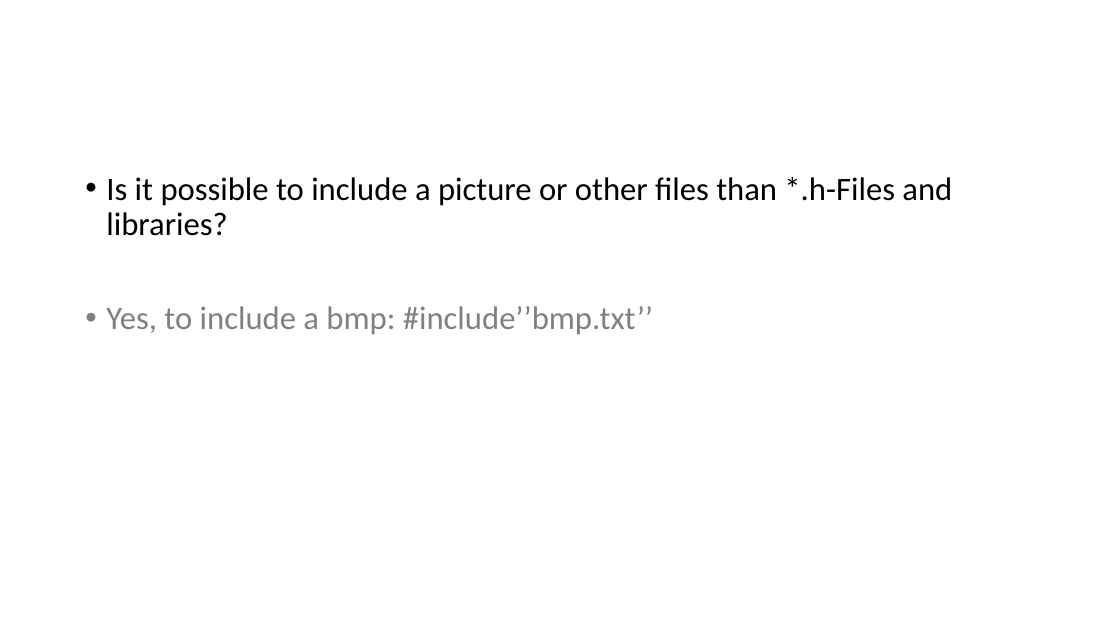
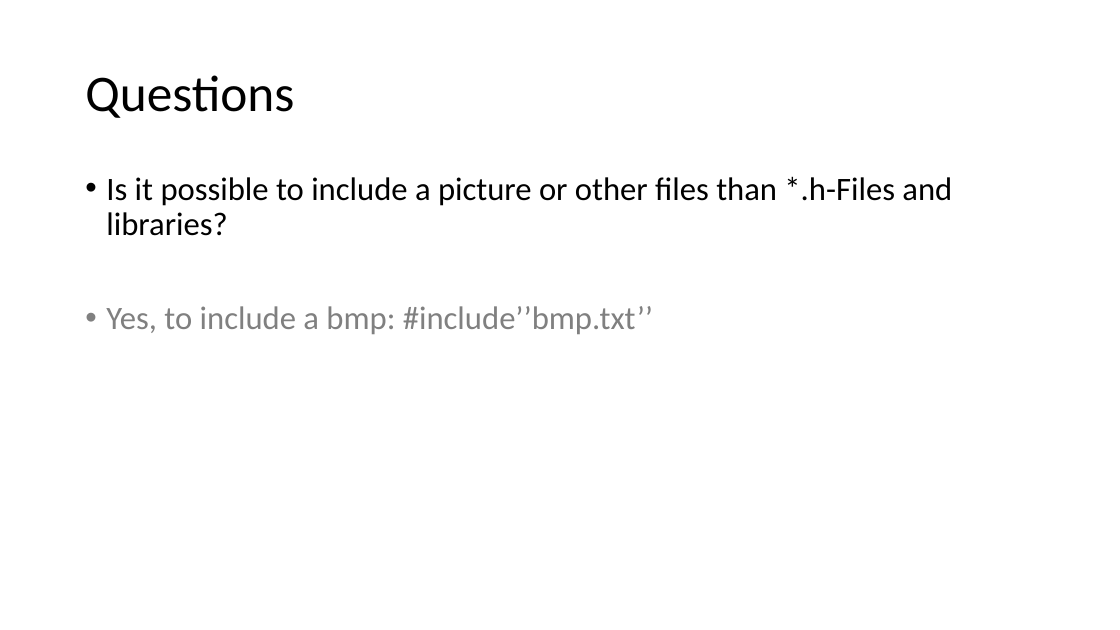
Before and after one commit to tametry/Team9, a slide deck: slide 16 of Recap/Recap SW2 System&Realtime, Macros, Includes.pptx (slide 15 before the commit). Drawn at 1120x630 pixels with LibreOffice and Linux fonts; fonts in the diff are those of the drawing. Boxes give left, top, right and bottom in pixels: in the first picture for what was removed or moved away, otherwise in the second. Text is boxed around its words. In the diff, an @@ line names an element or a change of style, - is before the commit and + after.

```diff
--- a/Recap/Recap SW2 System&Realtime, Macros, Includes.pptx
+++ b/Recap/Recap SW2 System&Realtime, Macros, Includes.pptx
@@ title added at box(85, 75, 294, 118), 44 pt, text #000000 @@
+Questions
```
Also in this commit, not shown: 1 slide added, 4 other files.
